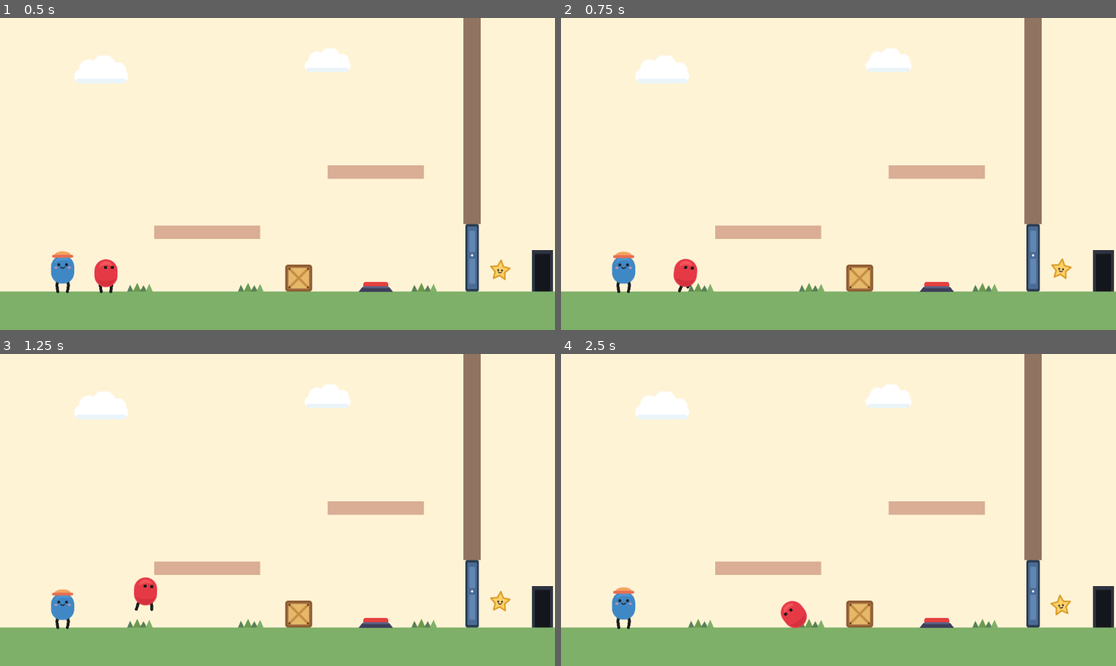
Above: before the commit, frames 1-4 (two rows, left to right).
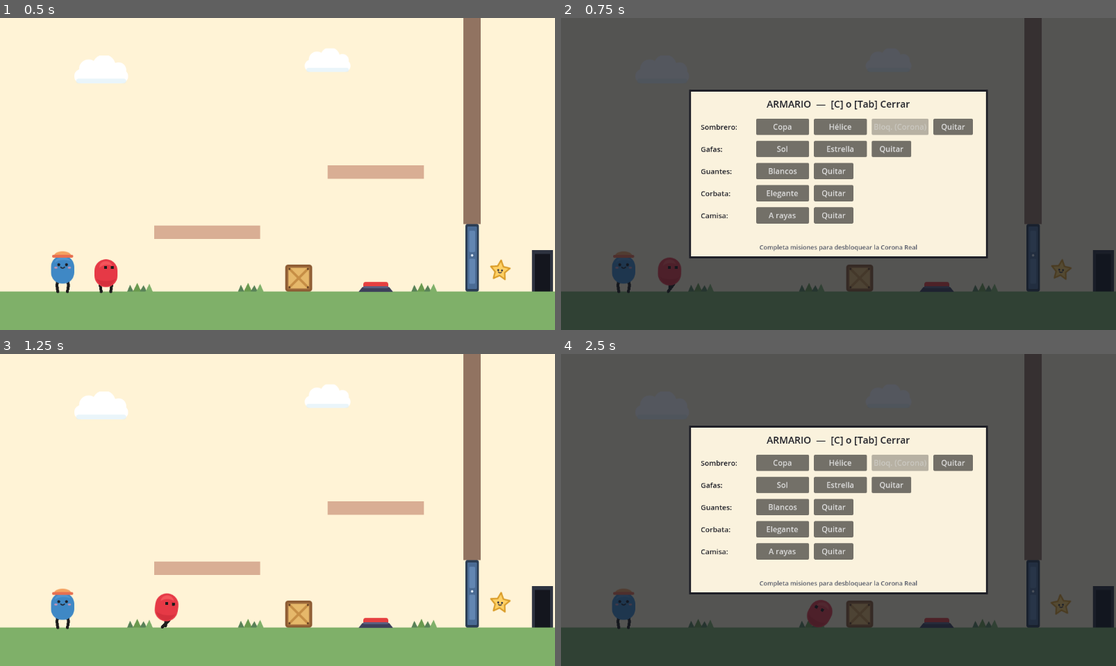
Above: after the commit, the same moments.

Repository: jberrozpe/PikuClon
Game: Godot game, scene res://escenas/nivel_prueba.tscn
Same seed, same stepped clock (60 frames per second), same inputs: the game is played once before the commit and once after it.
Inputs:
- Up to frame 1 (0.5 s): no input
- Up to frame 2 (0.75 s): tap Enter at 0.5 s; hold D (mover_derecha) from 0.53 s (still down); tap C at 0.6 s
- Up to frame 3 (1.25 s): keep holding D (mover_derecha); tap W (saltar) at 0.77 s; tap Tab at 0.8 s
- Up to frame 4 (2.5 s): tap Tab at 1.35, 2.3 s; tap W (saltar) at 1.52 s; tap C at 1.55 s; release D (mover_derecha) at 2.03 s; hold A (mover_izquierda) from 2.03 s (still down); hold S (agacharse) from 2.03 s (still down)

Frame 1 is identical in both runs. In frame 2, 80% of the frame differs, in the area x 0-100%, y 0-100%; in frame 3, 0.8%; in frame 4, 80%.

Commit message:
Fase 10: añadir sistema de vestuario, sprites SVG y menú ArmarioUI con C/Tab

Diff:
--- /dev/null
+++ b/PikuClon/escenas/armario_ui.tscn
@@ -0,0 +1,101 @@
+[gd_scene load_steps=2 format=3]
+
+[ext_resource type="Script" path="res://scripts/armario_ui.gd" id="1_armario"]
+
+[node name="ArmarioUI" type="CanvasLayer"]
+layer = 21
+script = ExtResource("1_armario")
+
+[node name="Contenedor" type="Control" parent="."]
+layout_mode = 3
+anchors_preset = 15
+anchor_right = 1.0
+anchor_bottom = 1.0
+grow_horizontal = 2
+grow_vertical = 2
+
+[node name="FondoOscuro" type="ColorRect" parent="Contenedor"]
+layout_mode = 1
+anchors_preset = 15
+anchor_right = 1.0
+anchor_bottom = 1.0
+grow_horizontal = 2
+grow_vertical = 2
+color = Color(0.0705882, 0.0862745, 0.121569, 0.72)
+
+[node name="Panel" type="Control" parent="Contenedor"]
+layout_mode = 1
+anchors_preset = 8
+anchor_left = 0.5
+anchor_top = 0.5
+anchor_right = 0.5
+anchor_bottom = 0.5
+offset_left = -310.0
+offset_top = -175.0
+offset_right = 310.0
+offset_bottom = 175.0
+grow_horizontal = 2
+grow_vertical = 2
+
+[node name="Borde" type="ColorRect" parent="Contenedor/Panel"]
+layout_mode = 1
+anchors_preset = 15
+anchor_right = 1.0
+anchor_bottom = 1.0
+grow_horizontal = 2
+grow_vertical = 2
+color = Color(0.113725, 0.117647, 0.14902, 1)
+
+[node name="Fondo" type="ColorRect" parent="Contenedor/Panel"]
+layout_mode = 1
+anchors_preset = 15
+anchor_right = 1.0
+anchor_bottom = 1.0
+offset_left = 4.0
+offset_top = 4.0
+offset_right = -4.0
+offset_bottom = -4.0
+grow_horizontal = 2
+grow_vertical = 2
+color = Color(0.980392, 0.94902, 0.866667, 1)
+
+[node name="Titulo" type="Label" parent="Contenedor/Panel"]
+layout_mode = 1
+anchors_preset = 10
+anchor_right = 1.0
+offset_top = 14.0
+offset_bottom = 44.0
+grow_horizontal = 2
+theme_override_colors/font_color = Color(0.113725, 0.117647, 0.14902, 1)
+theme_override_font_sizes/font_size = 20
+text = "ARMARIO  —  [C] o [Tab] Cerrar"
+horizontal_alignment = 1
+vertical_alignment = 1
+
+[node name="ListaCategorias" type="VBoxContainer" parent="Contenedor/Panel"]
+layout_mode = 1
+anchors_preset = 15
+anchor_right = 1.0
+anchor_bottom = 1.0
+offset_left = 24.0
+offset_top = 60.0
+offset_right = -24.0
+offset_bottom = -42.0
+grow_horizontal = 2
+grow_vertical = 2
+theme_override_constants/separation = 12
+
+[node name="Pie" type="Label" parent="Contenedor/Panel"]
+layout_mode = 1
+anchors_preset = 12
+anchor_top = 1.0
+anchor_right = 1.0
+anchor_bottom = 1.0
+offset_top = -32.0
+offset_bottom = -10.0
+grow_horizontal = 2
+grow_vertical = 0
+theme_override_colors/font_color = Color(0.32, 0.34, 0.4, 1)
+theme_override_font_sizes/font_size = 13
+text = "Completa misiones para desbloquear la Corona Real"
+horizontal_alignment = 1
--- a/PikuClon/project.godot
+++ b/PikuClon/project.godot
@@ -19,6 +19,7 @@
 
 GameState="*res://scripts/game_state.gd"
 MapaUI="*res://escenas/mapa_ui.tscn"
+ArmarioUI="*res://escenas/armario_ui.tscn"
 
 [rendering]
 
--- /dev/null
+++ b/PikuClon/recursos/vestuario/camisa_rayas.svg
@@ -0,0 +1,6 @@
+<svg xmlns="http://www.w3.org/2000/svg" width="48" height="32" viewBox="0 0 48 32">
+  <rect x="1" y="1" width="46" height="30" rx="12" fill="#FFFFFF" stroke="#1D1E26" stroke-width="2"/>
+  <rect x="2" y="7" width="44" height="5" fill="#2B3D54"/>
+  <rect x="2" y="17" width="44" height="5" fill="#2B3D54"/>
+  <rect x="4" y="26" width="40" height="4" rx="2" fill="#2B3D54"/>
+</svg>
--- /dev/null
+++ b/PikuClon/recursos/vestuario/corbata.svg
@@ -0,0 +1,5 @@
+<svg xmlns="http://www.w3.org/2000/svg" width="16" height="26" viewBox="0 0 16 26">
+  <polygon points="4,1 12,1 10,6 6,6" fill="#FFD166" stroke="#1D1E26" stroke-width="1.5"/>
+  <polygon points="6,6 10,6 13,20 8,25 3,20" fill="#2EC4B6" stroke="#1D1E26" stroke-width="1.5" stroke-linejoin="round"/>
+  <line x1="5" y1="12" x2="11" y2="15" stroke="#FFFFFF" stroke-width="2" opacity="0.8"/>
+</svg>
--- /dev/null
+++ b/PikuClon/recursos/vestuario/gafas_estrella.svg
@@ -0,0 +1,5 @@
+<svg xmlns="http://www.w3.org/2000/svg" width="46" height="22" viewBox="0 0 46 22">
+  <polygon points="11,1 14,7 20,8 15,12 16,19 11,16 6,19 7,12 2,8 8,7" fill="#FF6B9D" stroke="#FFD166" stroke-width="2"/>
+  <polygon points="35,1 38,7 44,8 39,12 40,19 35,16 30,19 31,12 26,8 32,7" fill="#FF6B9D" stroke="#FFD166" stroke-width="2"/>
+  <rect x="19" y="9" width="8" height="3" fill="#FFD166"/>
+</svg>
--- /dev/null
+++ b/PikuClon/recursos/vestuario/gafas_sol.svg
@@ -0,0 +1,7 @@
+<svg xmlns="http://www.w3.org/2000/svg" width="42" height="16" viewBox="0 0 42 16">
+  <rect x="2" y="2" width="16" height="12" rx="3" fill="#1D1E26"/>
+  <rect x="24" y="2" width="16" height="12" rx="3" fill="#1D1E26"/>
+  <rect x="17" y="5" width="8" height="3" fill="#1D1E26"/>
+  <line x1="5" y1="5" x2="10" y2="10" stroke="#FFFFFF" stroke-width="2" stroke-linecap="round" opacity="0.7"/>
+  <line x1="27" y1="5" x2="32" y2="10" stroke="#FFFFFF" stroke-width="2" stroke-linecap="round" opacity="0.7"/>
+</svg>
--- /dev/null
+++ b/PikuClon/recursos/vestuario/guantes_blancos.svg
@@ -0,0 +1,6 @@
+<svg xmlns="http://www.w3.org/2000/svg" width="60" height="18" viewBox="0 0 60 18">
+  <circle cx="8" cy="9" r="7" fill="#FFFFFF" stroke="#1D1E26" stroke-width="2"/>
+  <circle cx="52" cy="9" r="7" fill="#FFFFFF" stroke="#1D1E26" stroke-width="2"/>
+  <rect x="4" y="12" width="8" height="4" rx="2" fill="#E0E0E0"/>
+  <rect x="48" y="12" width="8" height="4" rx="2" fill="#E0E0E0"/>
+</svg>
--- /dev/null
+++ b/PikuClon/recursos/vestuario/sombrero_copa.svg
@@ -0,0 +1,5 @@
+<svg xmlns="http://www.w3.org/2000/svg" width="44" height="34" viewBox="0 0 44 34">
+  <rect x="10" y="2" width="24" height="24" rx="3" fill="#1D1E26"/>
+  <rect x="10" y="20" width="24" height="5" fill="#FFD166"/>
+  <rect x="2" y="25" width="40" height="7" rx="3.5" fill="#1D1E26"/>
+</svg>
--- /dev/null
+++ b/PikuClon/recursos/vestuario/sombrero_corona.svg
@@ -0,0 +1,6 @@
+<svg xmlns="http://www.w3.org/2000/svg" width="42" height="26" viewBox="0 0 42 26">
+  <polygon points="4,22 4,6 13,14 21,3 29,14 38,6 38,22" fill="#FFD166" stroke="#D99B26" stroke-width="2.5" stroke-linejoin="round"/>
+  <circle cx="21" cy="14" r="2.5" fill="#E63946"/>
+  <circle cx="11" cy="16" r="2" fill="#3F88C5"/>
+  <circle cx="31" cy="16" r="2" fill="#2EC4B6"/>
+</svg>
--- /dev/null
+++ b/PikuClon/recursos/vestuario/sombrero_helice.svg
@@ -0,0 +1,7 @@
+<svg xmlns="http://www.w3.org/2000/svg" width="48" height="32" viewBox="0 0 48 32">
+  <rect x="22" y="5" width="4" height="8" fill="#FFD166"/>
+  <ellipse cx="24" cy="5" rx="16" ry="3.5" fill="#E63946"/>
+  <path d="M8 26 C8 14, 40 14, 40 26 Z" fill="#3F88C5"/>
+  <path d="M16 26 C16 15, 32 15, 32 26 Z" fill="#FFD166"/>
+  <rect x="6" y="24" width="36" height="6" rx="3" fill="#2EC4B6"/>
+</svg>
--- /dev/null
+++ b/PikuClon/scripts/armario_ui.gd
@@ -0,0 +1,129 @@
+extends CanvasLayer
+
+const CATALOGO := [
+	{
+		"categoria": "sombrero",
+		"titulo": "Sombrero",
+		"items": [
+			{"id": "copa", "nombre": "Copa"},
+			{"id": "helice", "nombre": "Hélice"},
+			{"id": "corona", "nombre": "Corona"},
+		],
+	},
+	{
+		"categoria": "gafas",
+		"titulo": "Gafas",
+		"items": [
+			{"id": "sol", "nombre": "Sol"},
+			{"id": "estrella", "nombre": "Estrella"},
+		],
+	},
+	{
+		"categoria": "guantes",
+		"titulo": "Guantes",
+		"items": [
+			{"id": "blancos", "nombre": "Blancos"},
+		],
+	},
+	{
+		"categoria": "corbata",
+		"titulo": "Corbata",
+		"items": [
+			{"id": "corbata", "nombre": "Elegante"},
+		],
+	},
+	{
+		"categoria": "camisa",
+		"titulo": "Camisa",
+		"items": [
+			{"id": "rayas", "nombre": "A rayas"},
+		],
+	},
+]
+
+var _botones: Array[Dictionary] = []
+
+@onready var contenedor: Control = $Contenedor
+@onready var lista_categorias: VBoxContainer = $Contenedor/Panel/ListaCategorias
+
+
+func _ready() -> void:
+	process_mode = Node.PROCESS_MODE_ALWAYS
+	contenedor.visible = false
+	_construir_menu()
+	GameState.vestuario_cambiado.connect(_actualizar_botones)
+	_actualizar_botones()
+
+
+func _unhandled_input(event: InputEvent) -> void:
+	if event is InputEventKey and event.pressed and not event.echo:
+		if event.keycode == KEY_C or event.keycode == KEY_TAB:
+			_alternar_armario()
+			get_viewport().set_input_as_handled()
+
+
+func _alternar_armario() -> void:
+	contenedor.visible = not contenedor.visible
+	get_tree().paused = contenedor.visible
+	if contenedor.visible:
+		_actualizar_botones()
+
+
+func _construir_menu() -> void:
+	for cat_info in CATALOGO:
+		var fila := HBoxContainer.new()
+		fila.add_theme_constant_override("separation", 10)
+		lista_categorias.add_child(fila)
+
+		var etiqueta := Label.new()
+		etiqueta.text = cat_info["titulo"] + ":"
+		etiqueta.custom_minimum_size = Vector2(105, 34)
+		etiqueta.vertical_alignment = VERTICAL_ALIGNMENT_CENTER
+		etiqueta.add_theme_color_override("font_color", Color(0.113725, 0.117647, 0.14902, 1))
+		etiqueta.add_theme_font_size_override("font_size", 15)
+		fila.add_child(etiqueta)
+
+		var cat: String = cat_info["categoria"]
+		for item in cat_info["items"]:
+			var boton := Button.new()
+			boton.custom_minimum_size = Vector2(110, 34)
+			boton.focus_mode = Control.FOCUS_NONE
+			var item_id: String = item["id"]
+			var item_nombre: String = item["nombre"]
+			boton.pressed.connect(func() -> void: GameState.equipar_accesorio(cat, item_id))
+			fila.add_child(boton)
+			_botones.append({
+				"boton": boton,
+				"categoria": cat,
+				"id": item_id,
+				"nombre": item_nombre,
+			})
+
+		var btn_quitar := Button.new()
+		btn_quitar.text = "Quitar"
+		btn_quitar.custom_minimum_size = Vector2(82, 34)
+		btn_quitar.focus_mode = Control.FOCUS_NONE
+		btn_quitar.pressed.connect(func() -> void:
+			if not GameState.obtener_equipado(cat).is_empty():
+				GameState.equipar_accesorio(cat, GameState.obtener_equipado(cat))
+		)
+		fila.add_child(btn_quitar)
+
+
+func _actualizar_botones() -> void:
+	for info in _botones:
+		var boton: Button = info["boton"]
+		var cat: String = info["categoria"]
+		var item_id: String = info["id"]
+		var nombre: String = info["nombre"]
+
+		var desbloqueado := GameState.esta_desbloqueado(cat, item_id)
+		var equipado := GameState.obtener_equipado(cat) == item_id
+
+		boton.disabled = not desbloqueado
+		if not desbloqueado:
+			boton.text = "Bloq. (" + nombre + ")"
+		elif equipado:
+			boton.text = "[OK] " + nombre
+		else:
+			boton.text = nombre
--- a/PikuClon/scripts/game_state.gd
+++ b/PikuClon/scripts/game_state.gd
@@ -1,6 +1,7 @@
 extends Node
 
 signal mision_actualizada
+signal vestuario_cambiado
 
 var hablo_con_npc: bool = false
 var estrella_recogida: bool = false
@@ -10,6 +11,22 @@
 var mision_quesito_completada: bool = false
 var punto_aparicion: String = ""
 var zona_actual: String = "Pueblo"
+
+var vestuario_desbloqueado: Dictionary = {
+	"sombrero": ["copa", "helice"],
+	"gafas": ["sol", "estrella"],
+	"guantes": ["blancos"],
+	"corbata": ["corbata"],
+	"camisa": ["rayas"],
+}
+
+var vestuario_equipado: Dictionary = {
+	"sombrero": "",
+	"gafas": "",
+	"guantes": "",
+	"corbata": "",
+	"camisa": "",
+}
 
 
 func ir_a_escena(ruta_escena: String, id_punto_aparicion: String = "") -> void:
@@ -32,6 +49,7 @@
 func completar_mision() -> void:
 	if not mision_completada:
 		mision_completada = true
+		desbloquear_accesorio("sombrero", "corona")
 		mision_actualizada.emit()
 
 
@@ -50,7 +68,39 @@
 func completar_mision_quesito() -> void:
 	if not mision_quesito_completada:
 		mision_quesito_completada = true
+		desbloquear_accesorio("sombrero", "corona")
 		mision_actualizada.emit()
+
+
+func desbloquear_accesorio(categoria: String, id_item: String) -> void:
+	if not vestuario_desbloqueado.has(categoria):
+		vestuario_desbloqueado[categoria] = []
+	var lista: Array = vestuario_desbloqueado[categoria]
+	if not lista.has(id_item):
+		lista.append(id_item)
+		vestuario_cambiado.emit()
+
+
+func esta_desbloqueado(categoria: String, id_item: String) -> bool:
+	if id_item.is_empty():
+		return true
+	if not vestuario_desbloqueado.has(categoria):
+		return false
+	return (vestuario_desbloqueado[categoria] as Array).has(id_item)
+
+
+func equipar_accesorio(categoria: String, id_item: String) -> void:
+	if not esta_desbloqueado(categoria, id_item):
+		return
+	if vestuario_equipado.get(categoria, "") == id_item:
+		vestuario_equipado[categoria] = ""
+	else:
+		vestuario_equipado[categoria] = id_item
+	vestuario_cambiado.emit()
+
+
+func obtener_equipado(categoria: String) -> String:
+	return str(vestuario_equipado.get(categoria, ""))
 
 
 func reiniciar_estado() -> void:
--- a/PikuClon/scripts/jugador.gd
+++ b/PikuClon/scripts/jugador.gd
@@ -51,13 +51,95 @@
 @onready var sonido_patada: AudioStreamPlayer = get_node_or_null("SonidoPatada")
 
 
+const TEXTURAS_VESTUARIO := {
+	"sombrero": {
+		"copa": "res://recursos/vestuario/sombrero_copa.svg",
+		"helice": "res://recursos/vestuario/sombrero_helice.svg",
+		"corona": "res://recursos/vestuario/sombrero_corona.svg",
+	},
+	"gafas": {
+		"sol": "res://recursos/vestuario/gafas_sol.svg",
+		"estrella": "res://recursos/vestuario/gafas_estrella.svg",
+	},
+	"guantes": {
+		"blancos": "res://recursos/vestuario/guantes_blancos.svg",
+	},
+	"corbata": {
+		"corbata": "res://recursos/vestuario/corbata.svg",
+	},
+	"camisa": {
+		"rayas": "res://recursos/vestuario/camisa_rayas.svg",
+	},
+}
+
+var _capas_vestuario: Dictionary = {}
+
+
 func _ready() -> void:
 	_configurar_controles()
 	efecto_patada.visible = false
 	_aplicar_punto_aparicion()
 	_configurar_camara()
+	_configurar_vestuario()
 	GameState.zona_actual = nombre_zona
 	GameState.mision_actualizada.emit()
+	GameState.vestuario_cambiado.connect(_actualizar_vestuario)
+	_actualizar_vestuario()
+
+
+func _configurar_vestuario() -> void:
+	var capa_camisa := Sprite2D.new()
+	capa_camisa.name = "CapaCamisa"
+	capa_camisa.position = Vector2(0.0, 5.0)
+	cuerpo_visual.add_child(capa_camisa)
+	cuerpo_visual.move_child(capa_camisa, torso.get_index() + 1)
+
+	var capa_corbata := Sprite2D.new()
+	capa_corbata.name = "CapaCorbata"
+	capa_corbata.position = Vector2(0.0, 5.0)
+	cuerpo_visual.add_child(capa_corbata)
+	cuerpo_visual.move_child(capa_corbata, capa_camisa.get_index() + 1)
+
+	var capa_guantes := Sprite2D.new()
+	capa_guantes.name = "CapaGuantes"
+	capa_guantes.position = Vector2(0.0, 2.0)
+	cuerpo_visual.add_child(capa_guantes)
+
+	var capa_gafas := Sprite2D.new()
+	capa_gafas.name = "CapaGafas"
+	capa_gafas.position = Vector2(0.0, 0.0)
+	ojos.add_child(capa_gafas)
+
+	var capa_sombrero := Sprite2D.new()
+	capa_sombrero.name = "CapaSombrero"
+	capa_sombrero.position = Vector2(0.0, -40.0)
+	cuerpo_visual.add_child(capa_sombrero)
+
+	_capas_vestuario = {
+		"camisa": capa_camisa,
+		"corbata": capa_corbata,
+		"guantes": capa_guantes,
+		"gafas": capa_gafas,
+		"sombrero": capa_sombrero,
+	}
+
+
+func _actualizar_vestuario() -> void:
+	for categoria in _capas_vestuario.keys():
+		var sprite: Sprite2D = _capas_vestuario[categoria]
+		var id_equipado := GameState.obtener_equipado(categoria)
+		if id_equipado.is_empty():
+			sprite.texture = null
+			sprite.visible = false
+		else:
+			var rutas: Dictionary = TEXTURAS_VESTUARIO.get(categoria, {})
+			var ruta: String = rutas.get(id_equipado, "")
+			if ruta.is_empty():
+				sprite.texture = null
+				sprite.visible = false
+			else:
+				sprite.texture = load(ruta)
+				sprite.visible = true
 
 
 func _configurar_camara() -> void:
